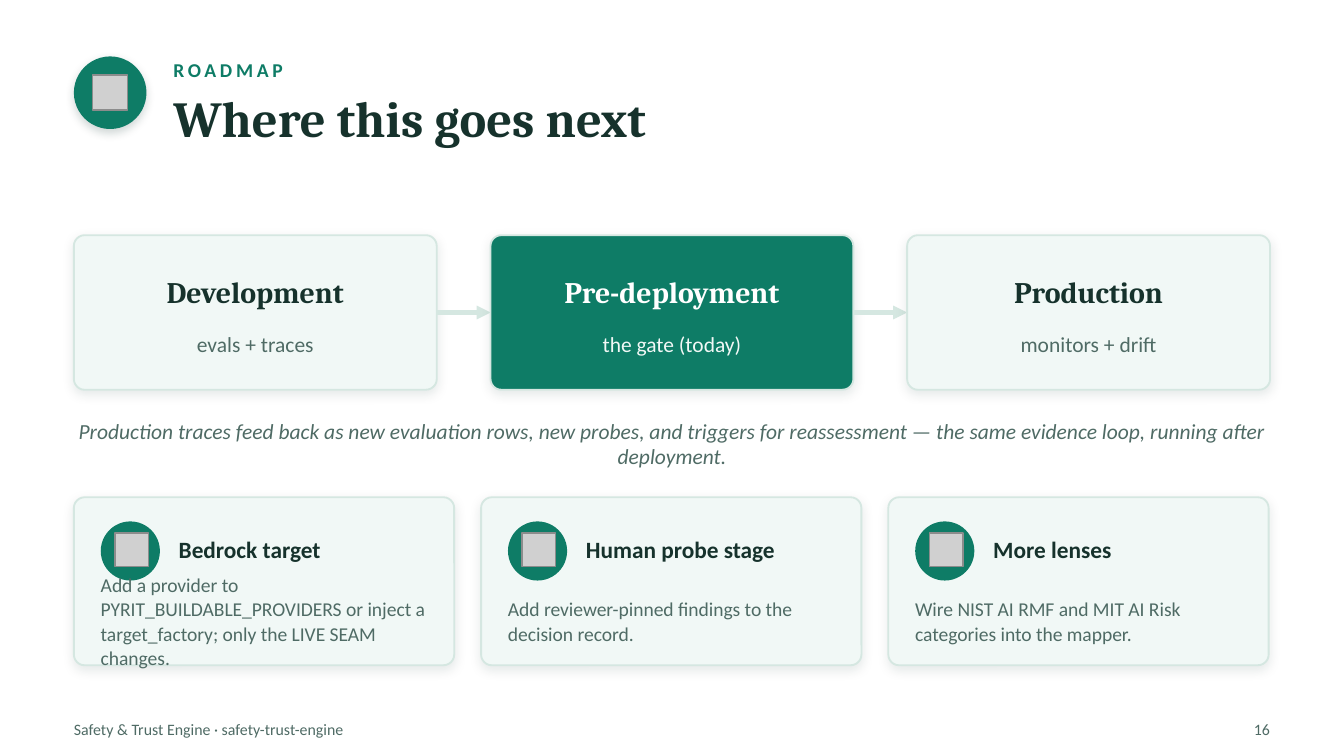
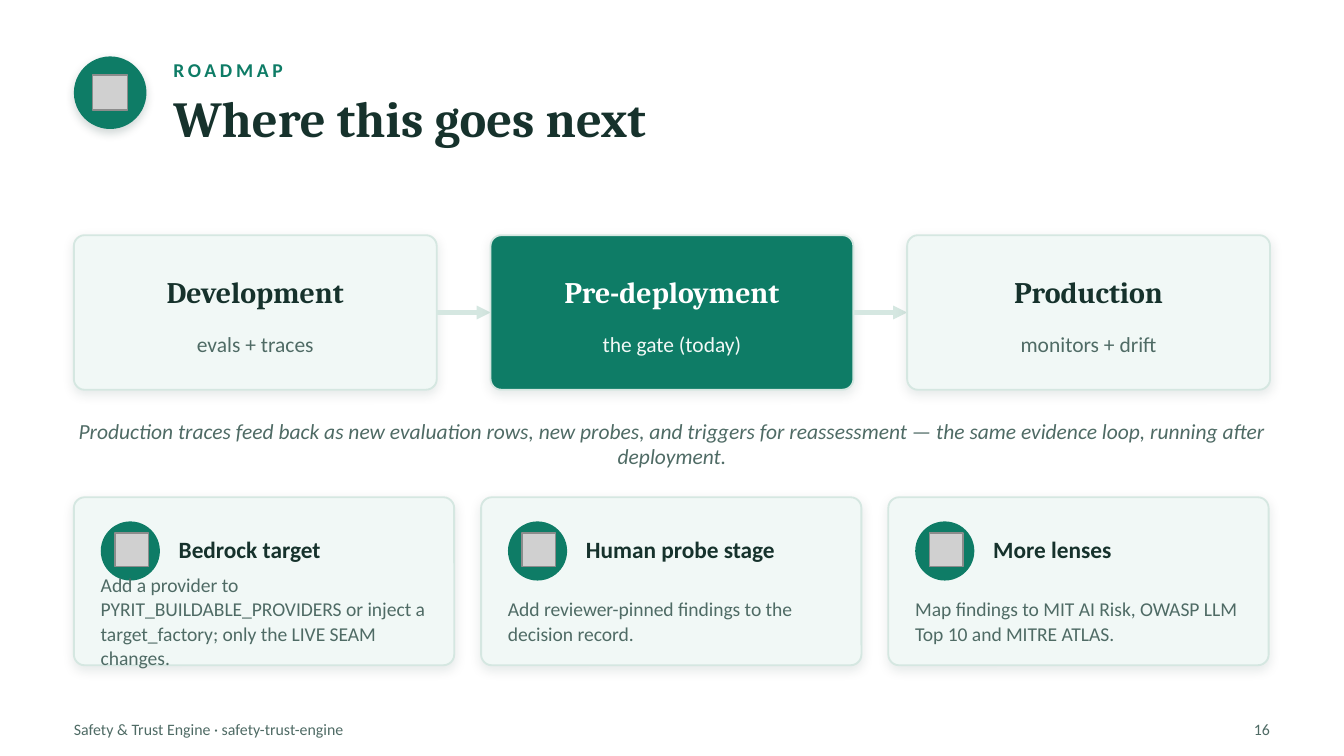
Before and after one commit to olonok69/safety-trust-engine, a slide deck: slide 16 of docs/Safety_and_Trust_Engine_US.pptx. Drawn at 1344x756 pixels with LibreOffice and Linux fonts; fonts in the diff are those of the drawing; grey boxes stand for pictures. Boxes give left, top, right and bottom in pixels: in the first picture for what was removed or moved away, otherwise in the second. Text is boxed around its words. In the diff, an @@ line names an element or a change of style, - is before the commit and + after.

```diff
--- a/docs/Safety_and_Trust_Engine_US.pptx
+++ b/docs/Safety_and_Trust_Engine_US.pptx
@@ text at (x1=915, y1=602, x2=1237, y2=644): text changed @@
-Wire NIST AI RMF and MIT AI Risk categories into the mapper.
+Map findings to MIT AI Risk, OWASP LLM Top 10 and MITRE ATLAS.
```
Also in this commit, not shown: 4 other slides changed, 4 other files.
